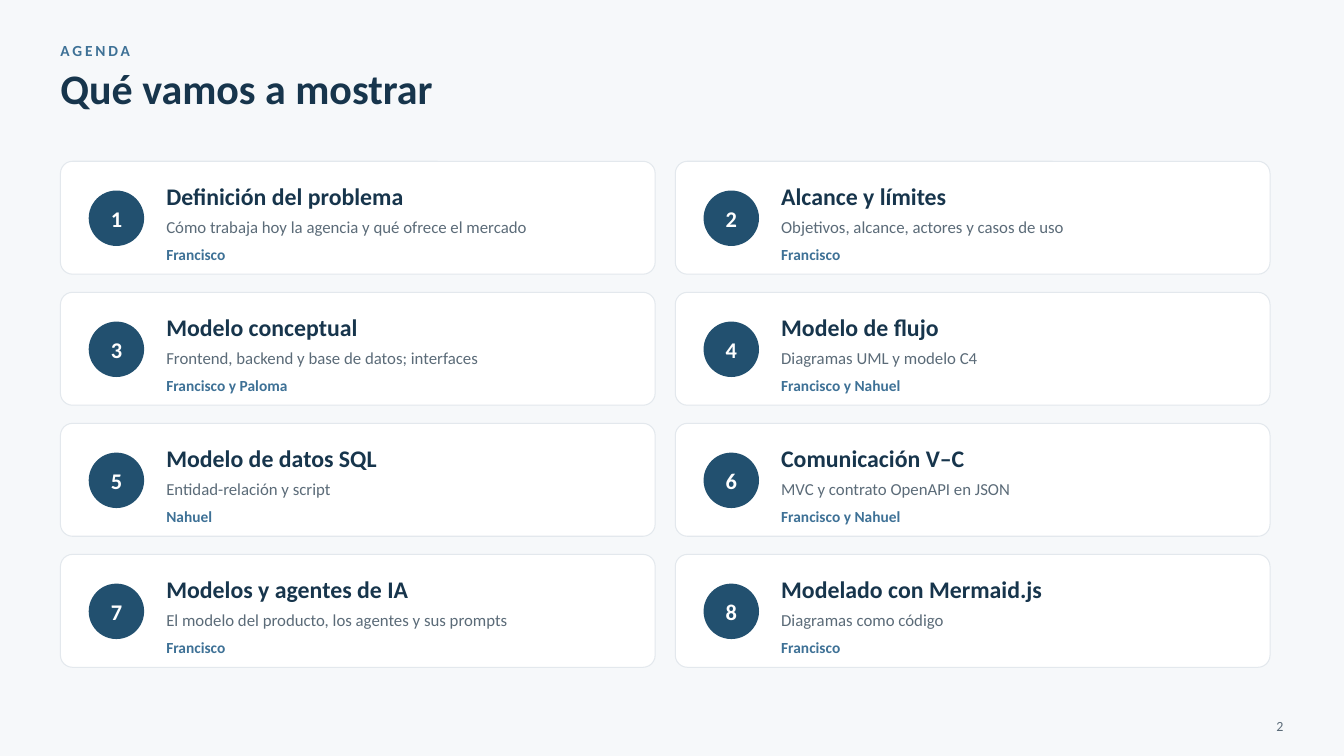
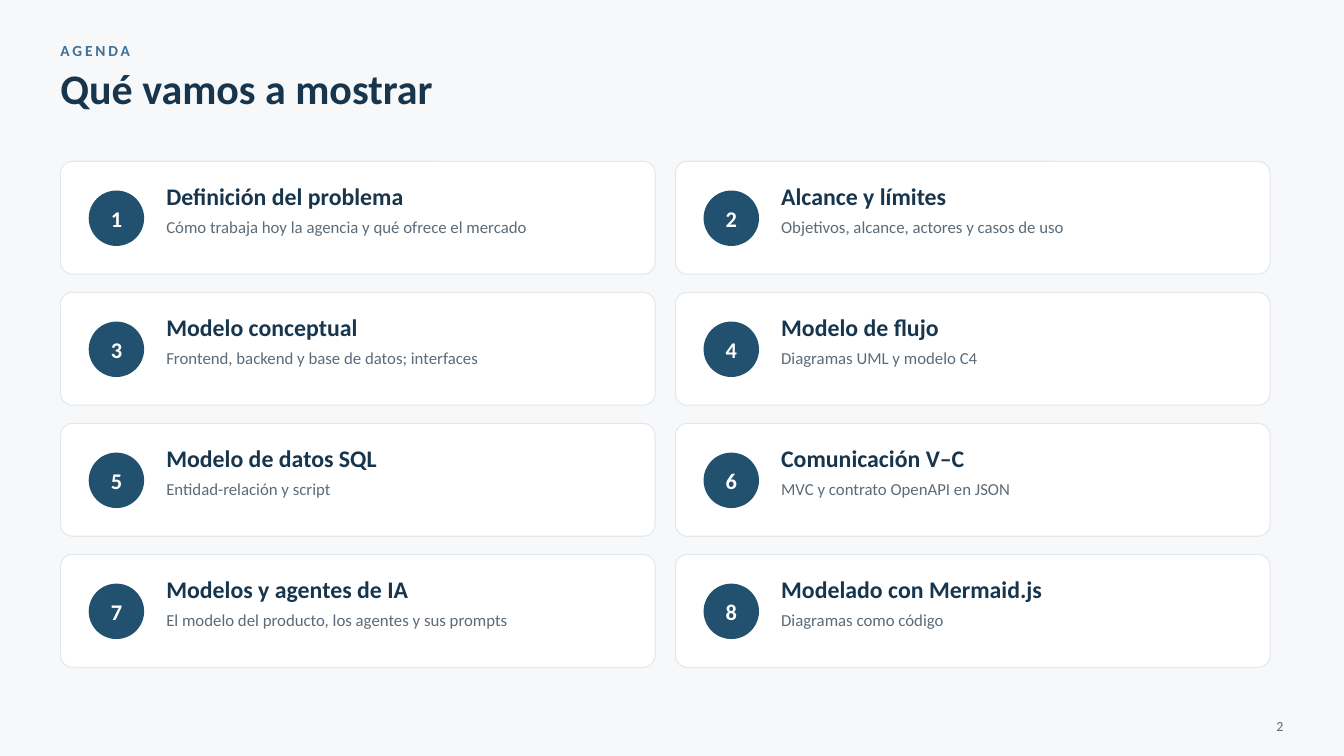
Before and after one commit to FranLuciano04/Vault-Rumbo, a slide deck: slide 2 of 07-Entregables/PC1/Rumbo — PC1 (presentación).pptx. Drawn at 1344x756 pixels with LibreOffice and Linux fonts; fonts in the diff are those of the drawing. Boxes give left, top, right and bottom in pixels: in the first picture for what was removed or moved away, otherwise in the second. Text is boxed around its words. In the diff, an @@ line names an element or a change of style, - is before the commit and + after.

```diff
--- a/07-Entregables/PC1/Rumbo — PC1 (presentación).pptx
+++ b/07-Entregables/PC1/Rumbo — PC1 (presentación).pptx
@@ text removed at box(166, 249, 225, 260) @@
-Francisco
@@ text removed at box(781, 249, 840, 260) @@
-Francisco
@@ text removed at box(166, 380, 288, 394) @@
-Francisco y Paloma
@@ text removed at box(781, 380, 901, 394) @@
-Francisco y Nahuel
@@ text removed at box(166, 511, 212, 522) @@
-Nahuel
@@ text removed at box(781, 511, 901, 525) @@
-Francisco y Nahuel
@@ text removed at box(166, 642, 225, 653) @@
-Francisco
@@ text removed at box(781, 642, 840, 653) @@
-Francisco
```
Also in this commit, not shown: 24 other slides changed.
